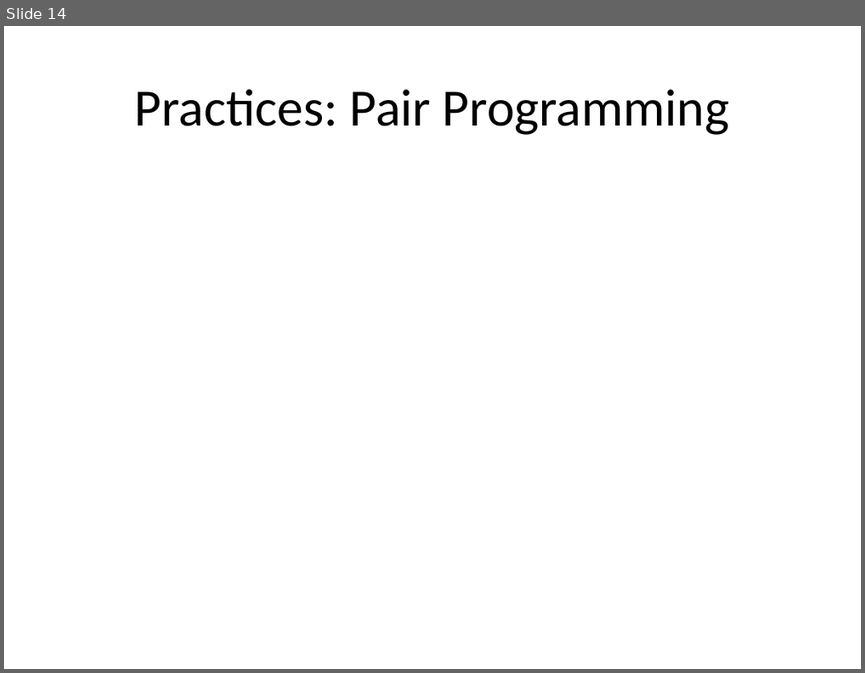
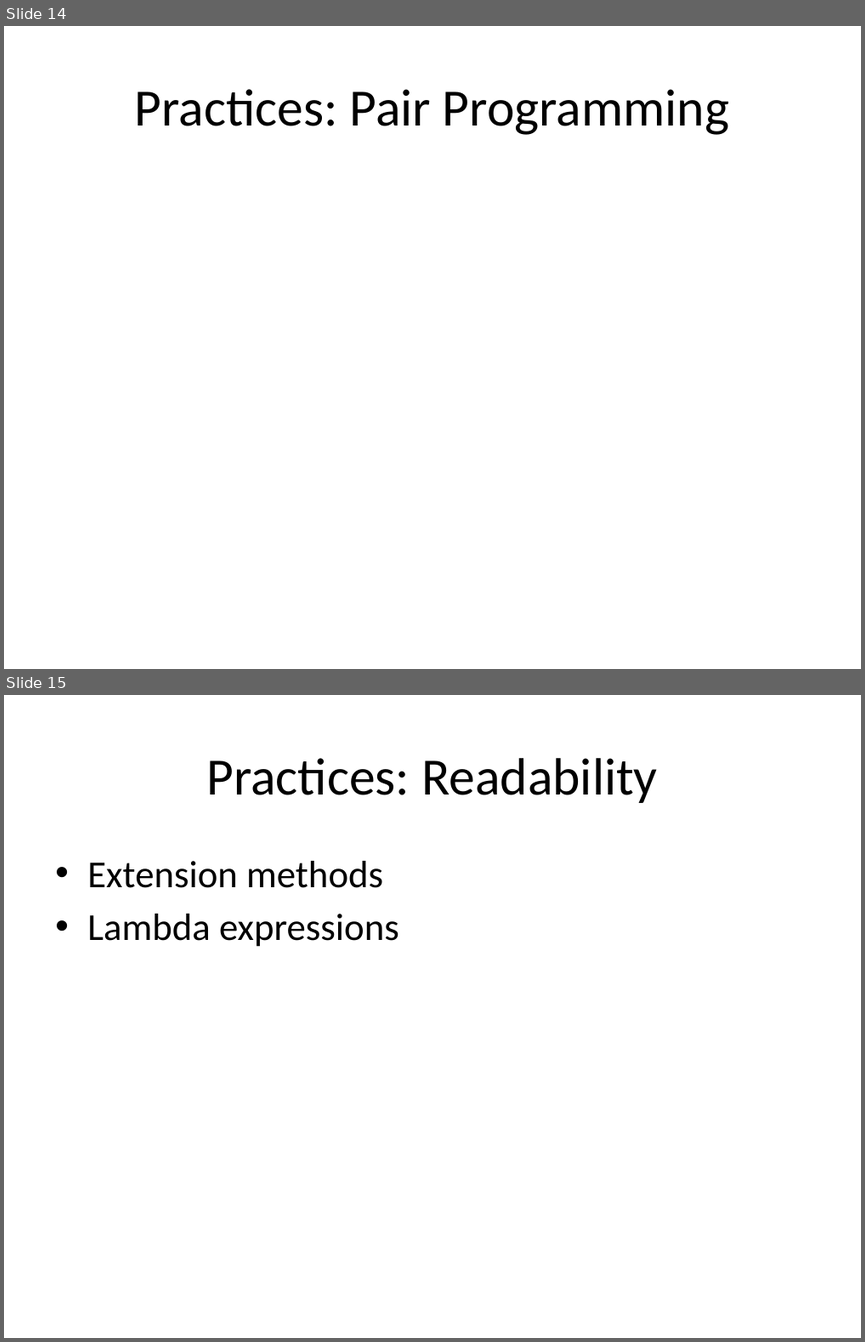
Before and after one commit to michelgrootjans/dkvlessonslearned, a slide deck: slides/Technical Session/Lessons learned.pptx. Shown one above the other, each under a label of ours: slide 14 before the commit, slides 14 and 15 after it. The pictures are 865x673 and 865x1342 pixels, drawn with LibreOffice and Linux fonts; fonts in the diff are those of the drawing; background and template pictures are left out. Boxes give left, top, right and bottom in pixels: in the first picture for what was removed or moved away, otherwise in the second. Text is boxed around its words. In the diff, an @@ line names an element or a change of style, - is before the commit and + after.

```diff
--- a/slides/Technical Session/Lessons learned.pptx
+++ b/slides/Technical Session/Lessons learned.pptx
@@ slide 15 added at (x1=4, y1=695, x2=861, y2=1338), background #FFFFFF @@
@@ title added at (x1=206, y1=758, x2=657, y2=803), 44 pt, text #000000 @@
+Practices: Readability
@@ text added at (x1=87, y1=861, x2=399, y2=947), 32 pt, text #000000 @@
+• Extension methods
+• Lambda expressions
```
Also in this commit, not shown: 3 slides changed, 2 other slides added, 1 slide removed, 1 other file.
